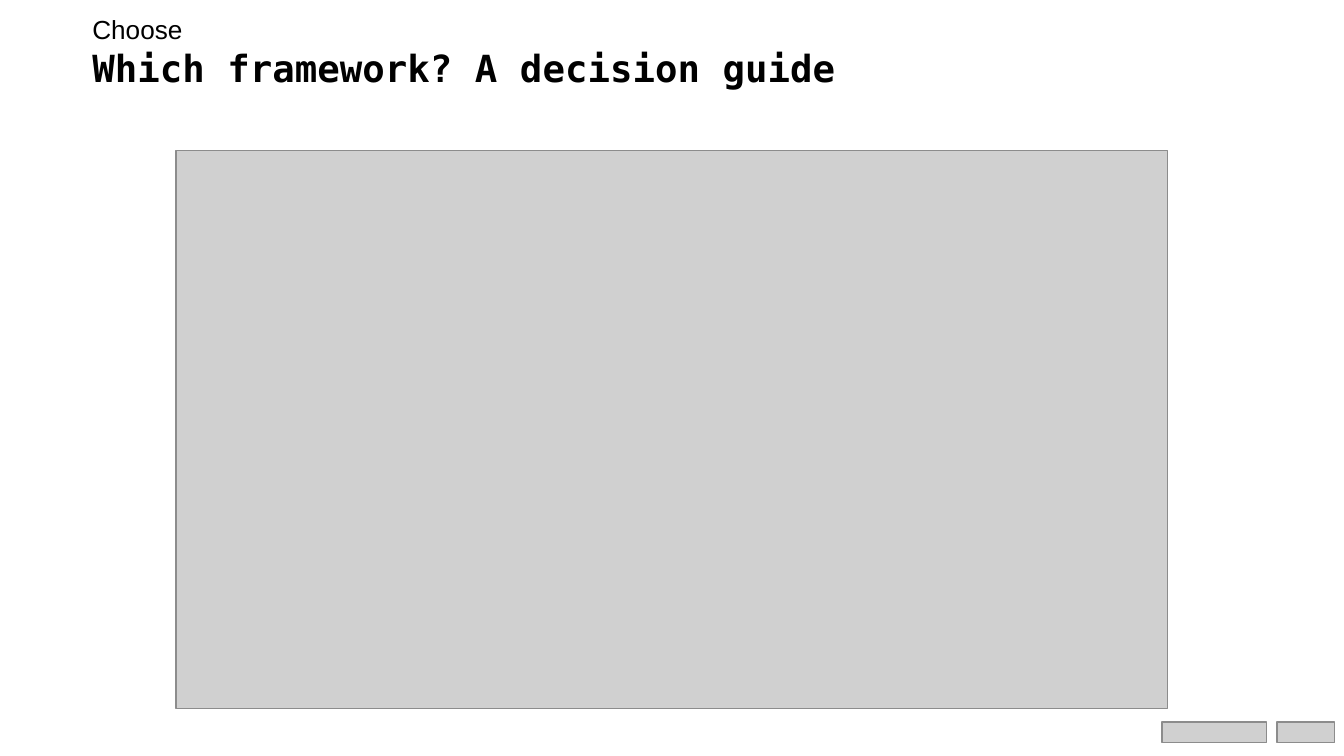
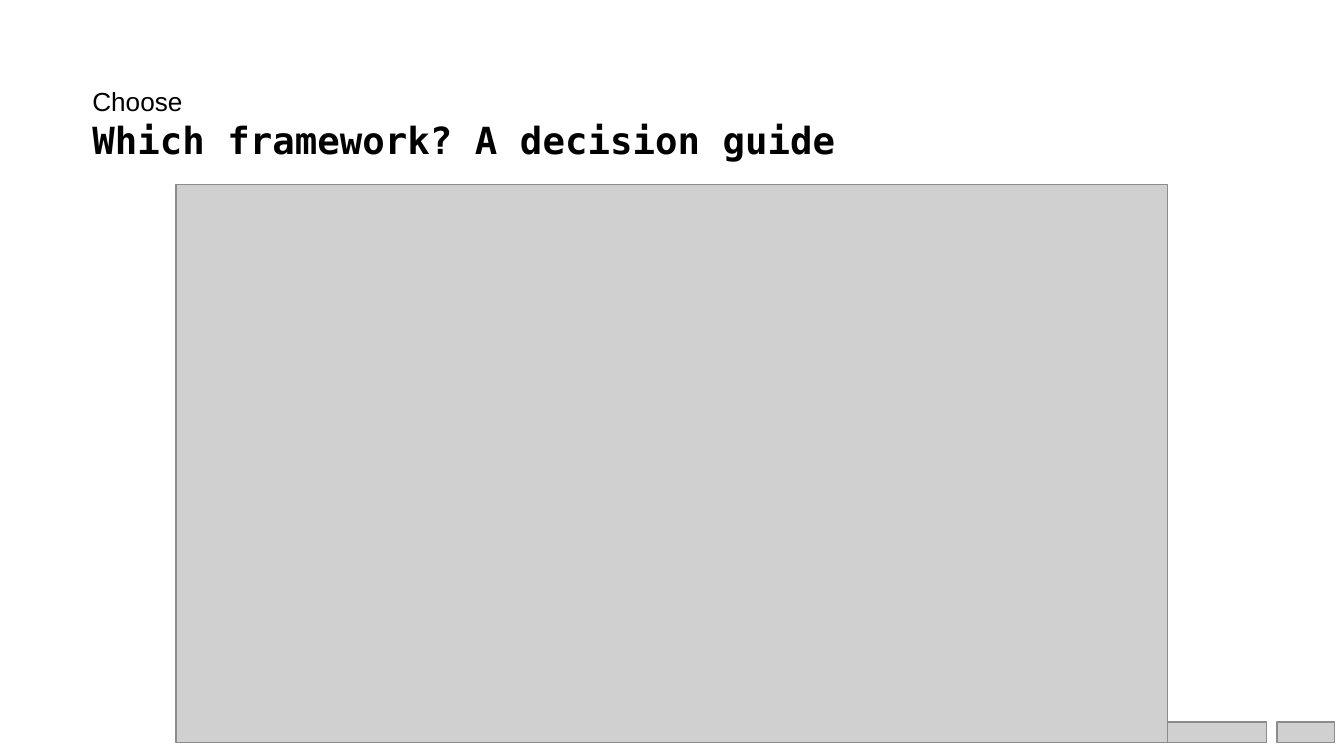
Before and after one commit to Chloe-hr/ai-methods-1-2026, a slide deck: slide 13 of hackathon/docs/slides/02_bring_your_model_online.pptx (slide 11 before the commit). Drawn at 1344x756 pixels with LibreOffice and Linux fonts; fonts in the diff are those of the drawing; grey boxes stand for pictures. Boxes give left, top, right and bottom in pixels: in the first picture for what was removed or moved away, otherwise in the second. Text is boxed around its words. In the diff, an @@ line names an element or a change of style, - is before the commit and + after.

```diff
--- a/hackathon/docs/slides/02_bring_your_model_online.pptx
+++ b/hackathon/docs/slides/02_bring_your_model_online.pptx
@@ text "Choose" moved from (x1=92, y1=20, x2=836, y2=89) to (x1=92, y1=92, x2=836, y2=162) @@
@@ picture moved from (x1=176, y1=151, x2=1168, y2=708) to (x1=176, y1=184, x2=1168, y2=742) @@
```
Also in this commit, not shown: 14 other slides changed, 2 slides added.
